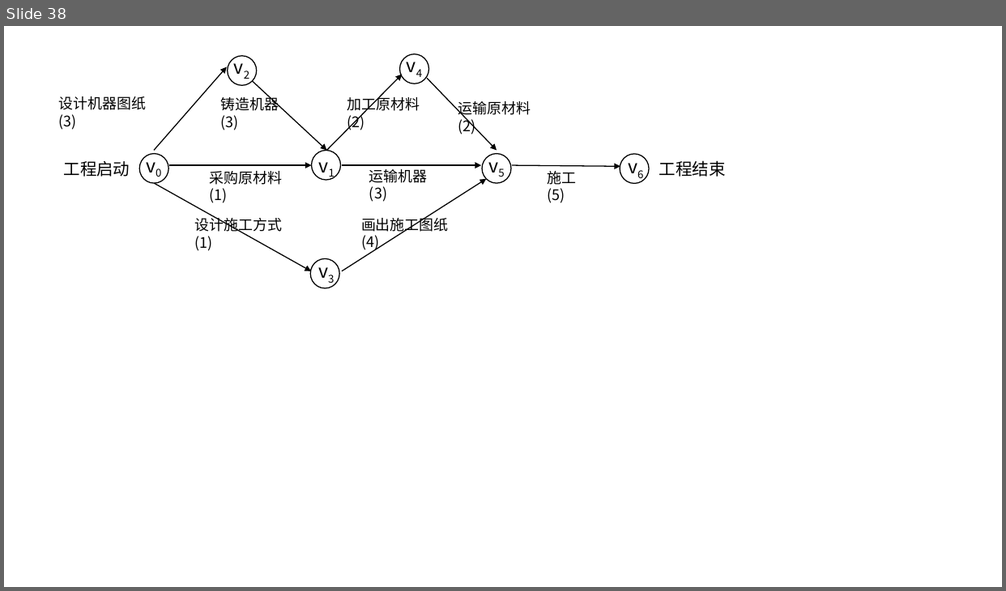
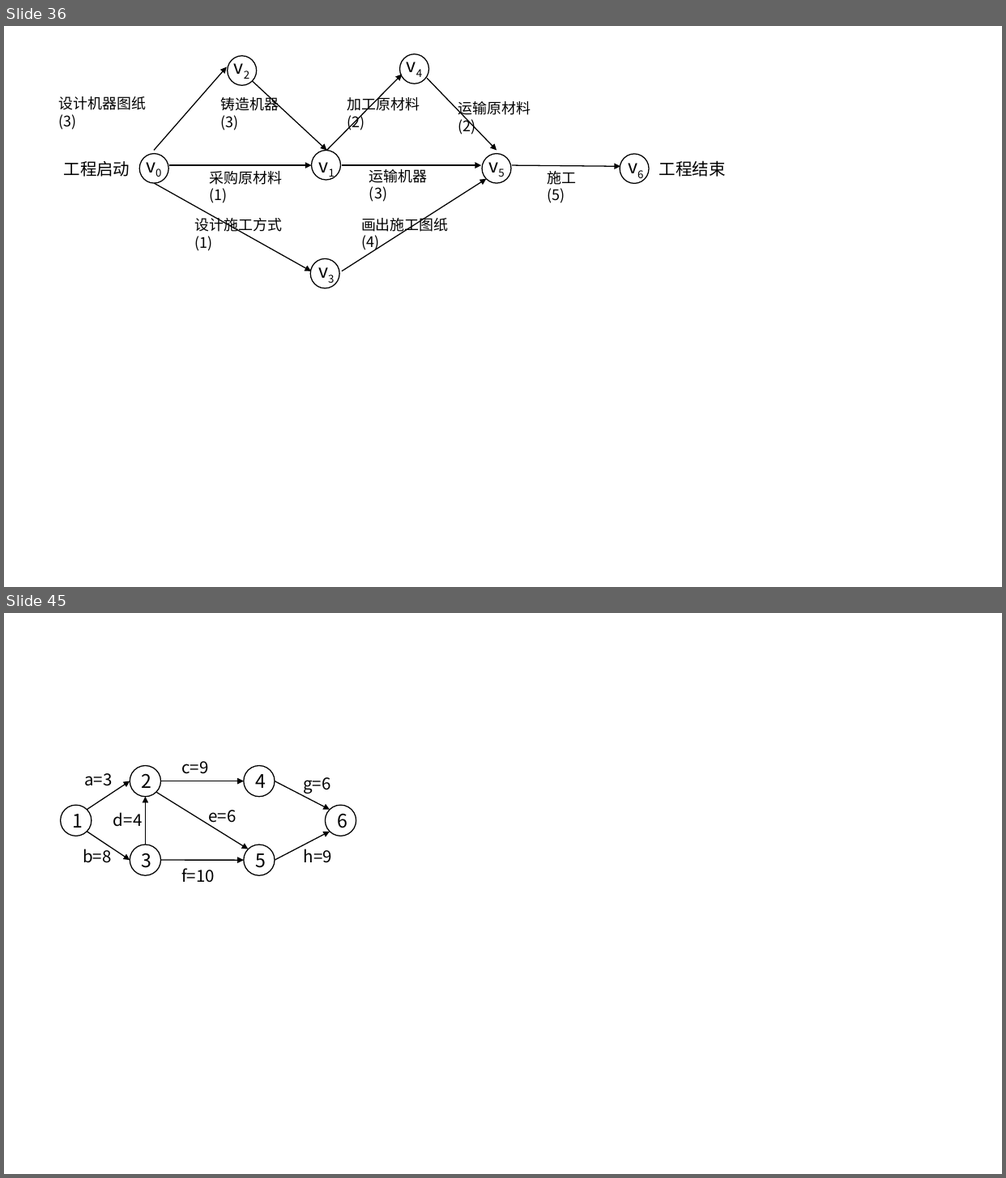
Before and after one commit to CoreLoop163/CoreLoopBooks, a slide deck: data_structure/assets/pics_and_ppts/ch5/画图用、.pptx. Shown one above the other, each under a label of ours: slide 38 before the commit, slides 36 and 45 after it; the slides between them are not shown. The pictures are 1006x591 and 1006x1178 pixels, drawn with LibreOffice and Linux fonts; fonts in the diff are those of the drawing. Boxes give left, top, right and bottom in pixels: in the first picture for what was removed or moved away, otherwise in the second. Text is boxed around its words. In the diff, an @@ line names an element or a change of style, - is before the commit and + after.

```diff
--- a/data_structure/assets/pics_and_ppts/ch5/画图用、.pptx
+++ b/data_structure/assets/pics_and_ppts/ch5/画图用、.pptx
@@ slide 45 added at bbox=[4, 613, 1002, 1174], background #FFFFFF @@
@@ text added at bbox=[84, 773, 112, 786], 16 pt, text #000000 @@
+a=3
@@ arrow added from (87, 810) to (130, 781), #000000 1 pt @@
@@ ellipse added at bbox=[130, 766, 160, 796], fill #FFFFFF, outline #000000 1 pt, 18 pt, text #000000 @@
+2
@@ arrow added from (160, 781) to (244, 781), #000000 1 pt @@
@@ text added at bbox=[182, 761, 209, 774], 16 pt, text #000000 @@
+c=9
@@ ellipse added at bbox=[244, 766, 275, 796], fill #FFFFFF, outline #000000 1 pt, 18 pt, text #000000 @@
+4
@@ arrow added from (275, 781) to (330, 810), #000000 1 pt @@
@@ text added at bbox=[303, 777, 330, 794], 16 pt, text #000000 @@
+g=6
@@ ellipse added at bbox=[60, 806, 91, 836], fill #FFFFFF, outline #000000 1 pt, 18 pt, text #000000 @@
+1
@@ arrow added from (146, 845) to (146, 796), #000000 1 pt @@
@@ arrow added from (156, 792) to (248, 850), #000000 1 pt @@
@@ ellipse added at bbox=[325, 806, 356, 836], fill #FFFFFF, outline #000000 1 pt, 18 pt, text #000000 @@
+6
@@ text added at bbox=[113, 812, 142, 827], 16 pt, text #000000 @@
+d=4
@@ text added at bbox=[209, 810, 236, 827], 16 pt, text #000000 @@
+e=6
@@ text added at bbox=[83, 846, 111, 863], 16 pt, text #000000 @@
+b=8
@@ arrow added from (87, 832) to (130, 860), #000000 1 pt @@
@@ ellipse added at bbox=[130, 845, 160, 875], fill #FFFFFF, outline #000000 1 pt, 18 pt, text #000000 @@
+3
@@ ellipse added at bbox=[244, 845, 275, 875], fill #FFFFFF, outline #000000 1 pt, 18 pt, text #000000 @@
+5
@@ arrow added from (275, 860) to (330, 832), #000000 1 pt @@
@@ text added at bbox=[304, 849, 332, 863], 16 pt, text #000000 @@
+h=9
@@ arrow added from (160, 860) to (244, 860), #000000 1 pt @@
@@ text added at bbox=[181, 868, 215, 883], 16 pt, text #000000 @@
+f=10
@@ what was slide 38 is now slide 36 @@
```
Also in this commit, not shown: 18 other slides added, 2 slides removed, 51 other files.
